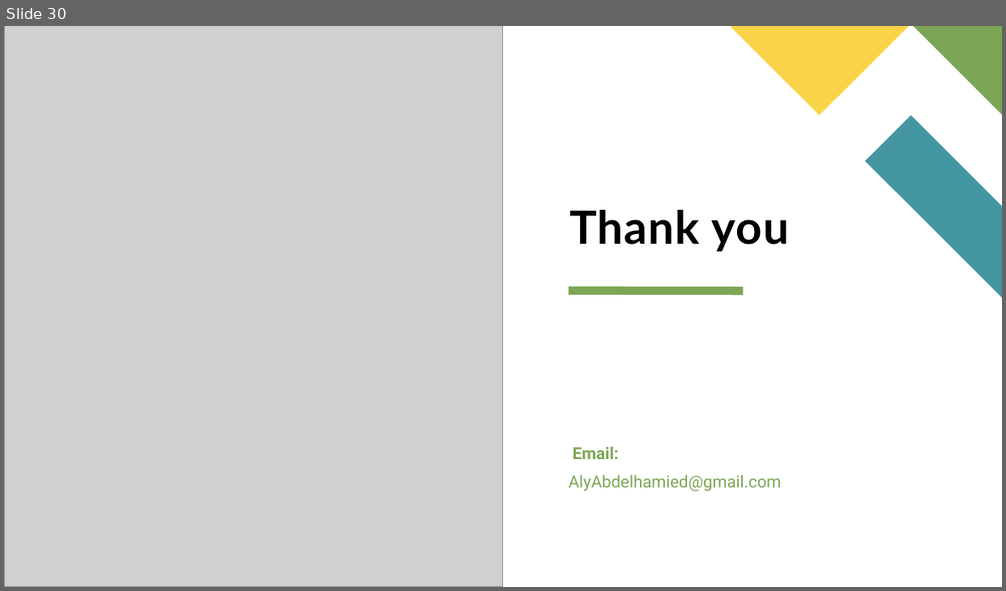
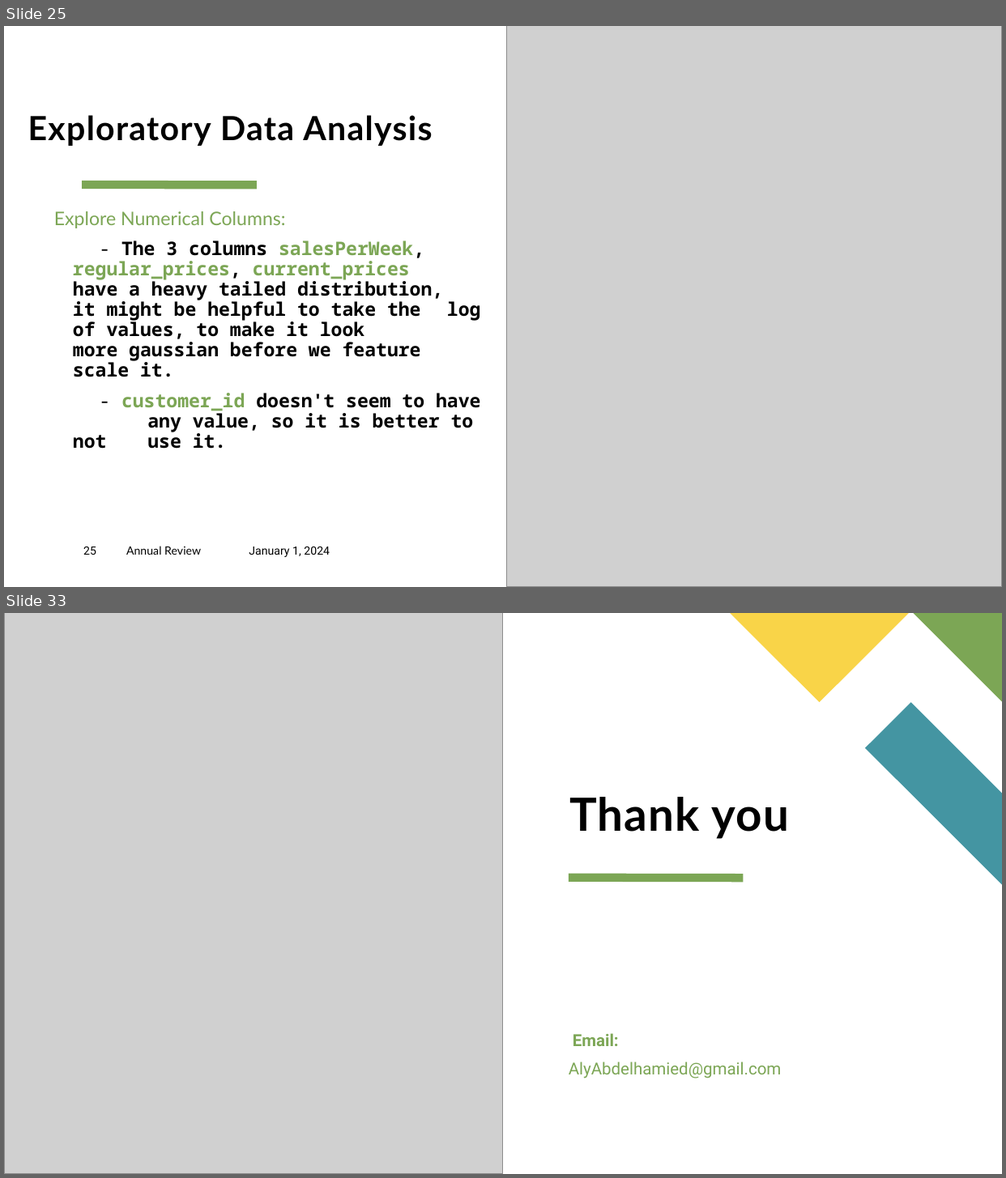
Before and after one commit to AlyAEE/Sports-Wear-Group-Classification-Project, a slide deck: Sport Wear Group Analytics.pptx. Shown one above the other, each under a label of ours: slide 30 before the commit, slides 25 and 33 after it; the slides between them are not shown. The pictures are 1006x591 and 1006x1178 pixels, drawn with LibreOffice and Linux fonts; fonts in the diff are those of the drawing; grey boxes stand for pictures. Boxes give left, top, right and bottom in pixels: in the first picture for what was removed or moved away, otherwise in the second. Text is boxed around its words. In the diff, an @@ line names an element or a change of style, - is before the commit and + after.

```diff
--- a/Sport Wear Group Analytics.pptx
+++ b/Sport Wear Group Analytics.pptx
@@ slide 25 added at bbox=[4, 26, 1002, 587], background #FFFFFF; not listed: 3 template elements that a slide beside it also shows @@
@@ picture added at bbox=[506, 26, 1002, 587] @@
@@ title added at bbox=[28, 115, 432, 146], 32 pt, text #000000, bold @@
+Exploratory Data Analysis
@@ line added from (82, 185) to (257, 185), #7CA655 8 pt @@
@@ text added at bbox=[54, 211, 481, 449], 18 pt, text #000000, bold @@
+Explore Numerical Columns:
+- The 3 columns salesPerWeek, regular_prices, current_prices have a heavy tailed distribution, it might be helpful to take the log of values, to make it look more gaussian before we feature scale it.
+- customer_id doesn't seem to have any value, so it is better to not use it.
@@ page number added at bbox=[83, 547, 96, 555], 11 pt, text #000000 @@
+25
@@ text added at bbox=[126, 546, 201, 555], 11 pt, text #000000 @@
+Annual Review
@@ text added at bbox=[249, 547, 330, 557], 11 pt, text #000000 @@
+January 1, 2024
@@ what was slide 30 is now slide 33 @@
```
Also in this commit, not shown: 27 slides changed, 2 other slides added, 5 other files.
